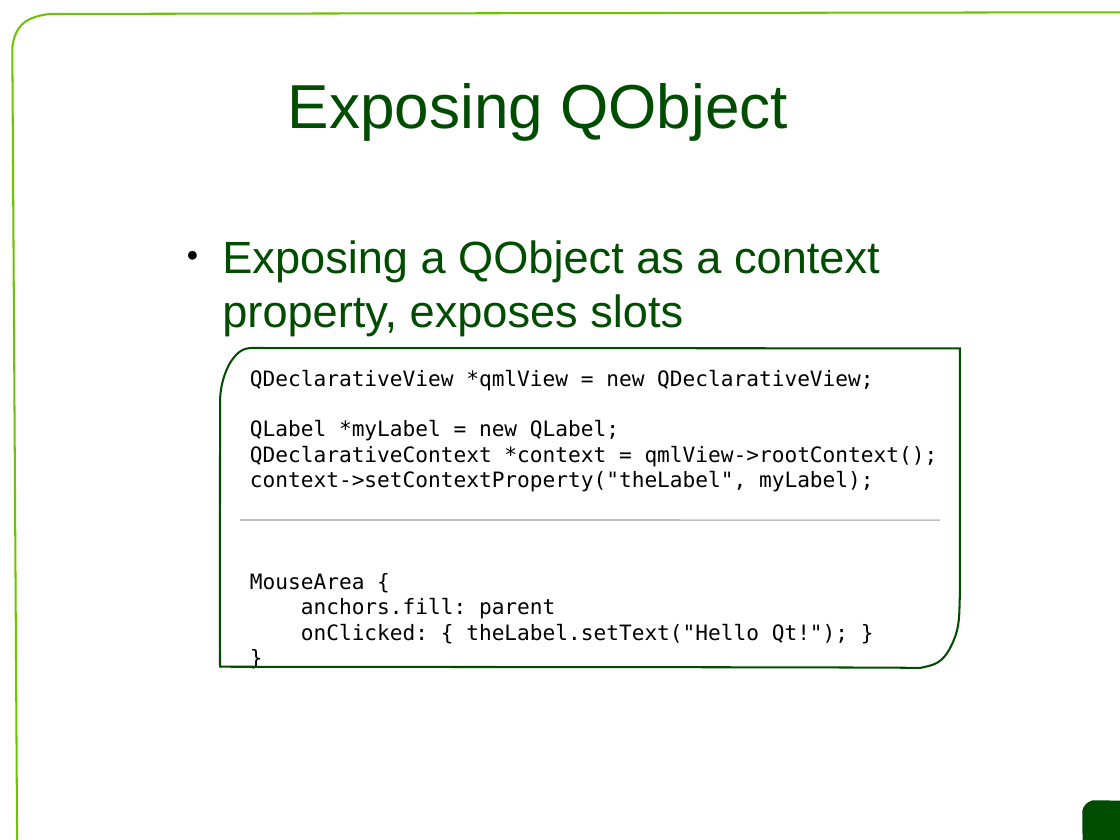
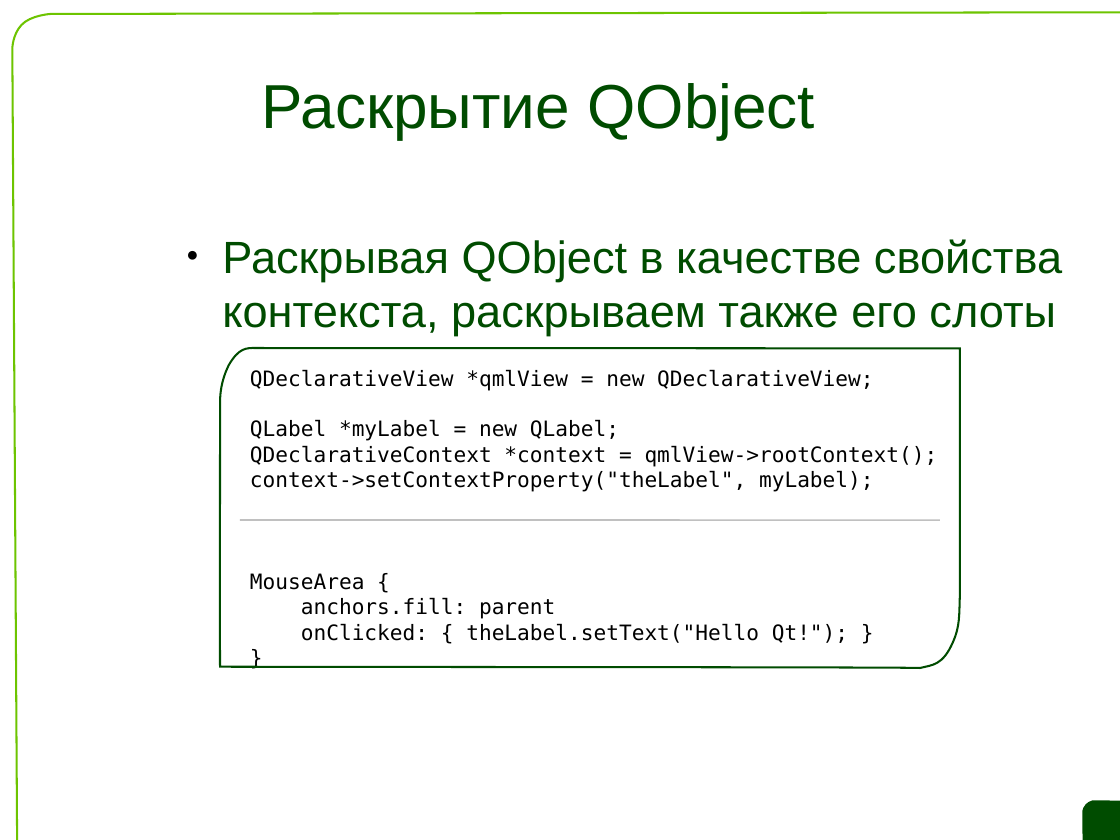
Before and after one commit to saa/qecm, a slide deck: slide 38 of L7/L7 Slides.odp. Drawn at 1120x840 pixels with LibreOffice and Linux fonts; fonts in the diff are those of the drawing; background and template pictures are left out. Boxes give left, top, right and bottom in pixels: in the first picture for what was removed or moved away, otherwise in the second. Text is boxed around its words. In the diff, an @@ line names an element or a change of style, - is before the commit and + after.

```diff
--- a/L7/L7 Slides.odp
+++ b/L7/L7 Slides.odp
@@ title at [261,83,816,139]: text changed @@
-Exposing QObject
+Раскрытие QObject
@@ text at [222,239,1062,335]: text changed @@
-● Exposing a QObject as a context property, exposes slots
+● Раскрывая QObject в качестве свойства контекста, раскрываем также его слоты
```
Also in this commit, not shown: 12 other slides changed, 5 slides added, 5 slides removed.
